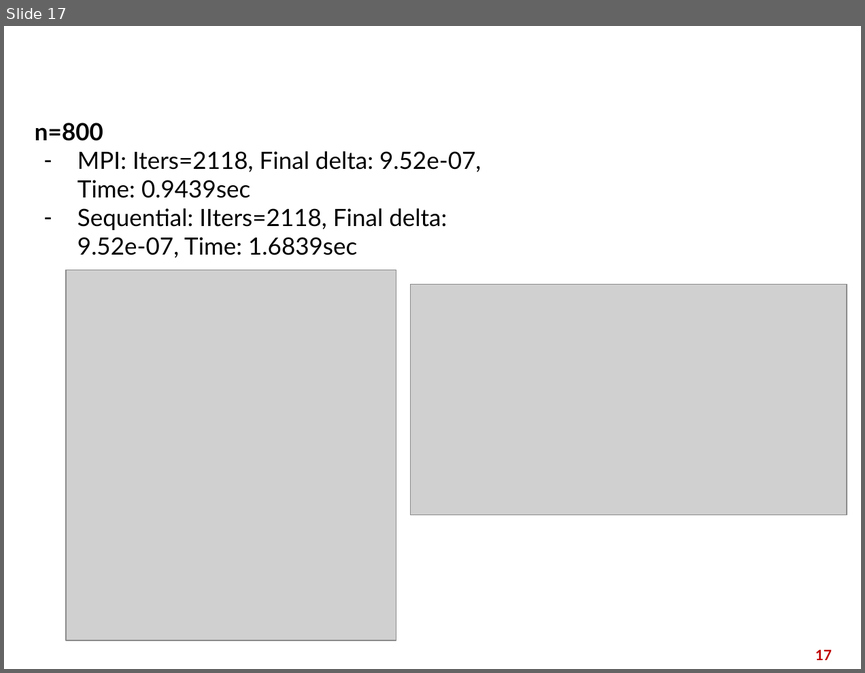
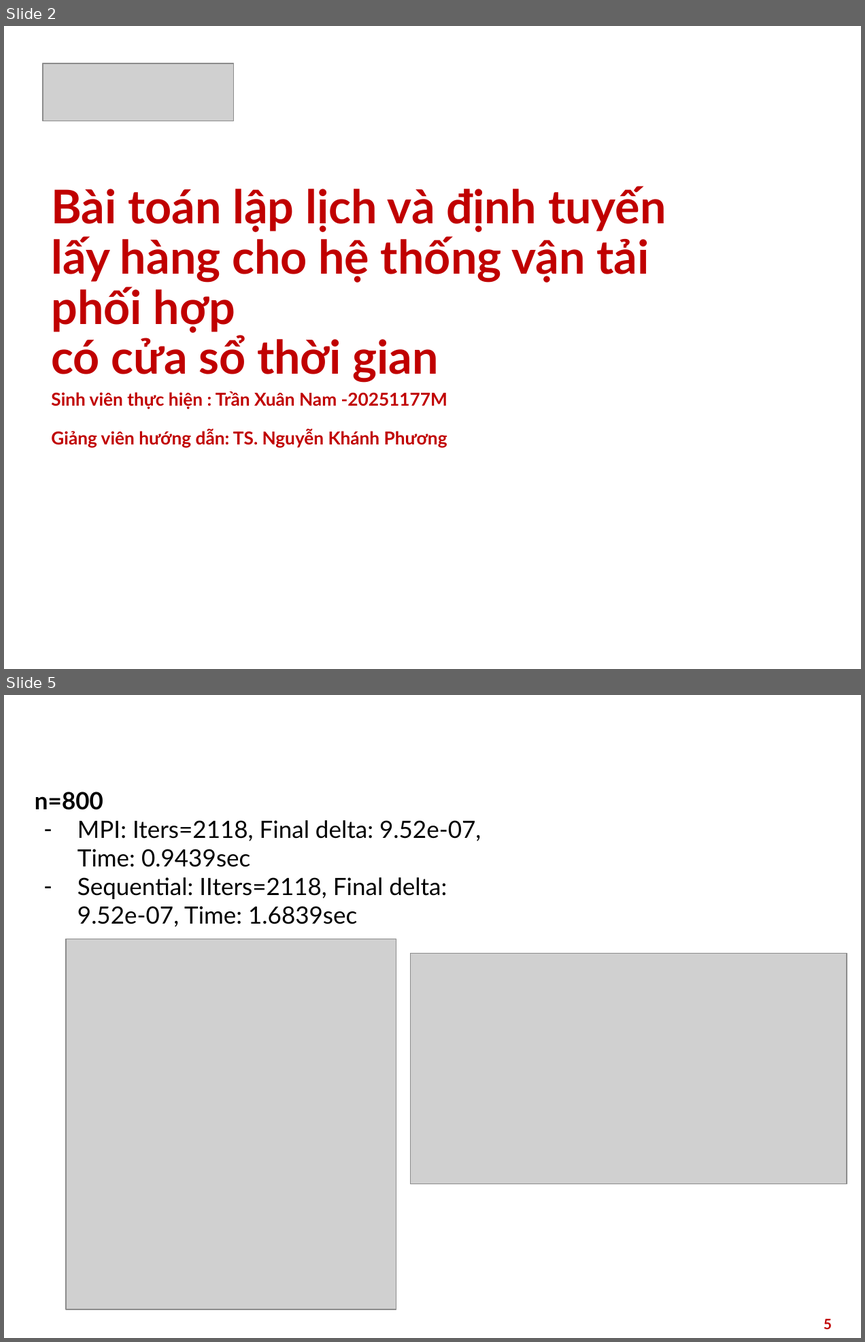
Before and after one commit to Namtxbk/tabusearch, a slide deck: Slide môn TÍnh Toán Hiệu Năng Cao.pptx. Shown one above the other, each under a label of ours: slide 17 before the commit, slides 2 and 5 after it; the slides between them are not shown. The pictures are 865x673 and 865x1342 pixels, drawn with LibreOffice and Linux fonts; fonts in the diff are those of the drawing; grey boxes stand for pictures; background and template pictures are left out. Boxes give left, top, right and bottom in pixels: in the first picture for what was removed or moved away, otherwise in the second. Text is boxed around its words. In the diff, an @@ line names an element or a change of style, - is before the commit and + after.

```diff
--- a/Slide môn TÍnh Toán Hiệu Năng Cao.pptx
+++ b/Slide môn TÍnh Toán Hiệu Năng Cao.pptx
@@ slide 2 added at [4, 26, 861, 669], background picture (left out) @@
@@ picture added at [43, 63, 234, 121] @@
@@ text added at [51, 186, 666, 382], 39 pt, text #C00000, bold @@
+Bài toán lập lịch và định tuyến lấy hàng cho hệ thống vận tải phối hợp
+có cửa sổ thời gian
@@ text added at [51, 391, 447, 447], 15 pt, text #C00000, bold @@
+Sinh viên thực hiện : Trần Xuân Nam -20251177M
+Giảng viên hướng dẫn: TS. Nguyễn Khánh Phương
@@ what was slide 17 is now slide 5 @@
@@ page number at [823, 1318, 832, 1329]: text changed @@
-17
+5
```
Also in this commit, not shown: 2 other slides added, 15 slides removed, 10 other files.
